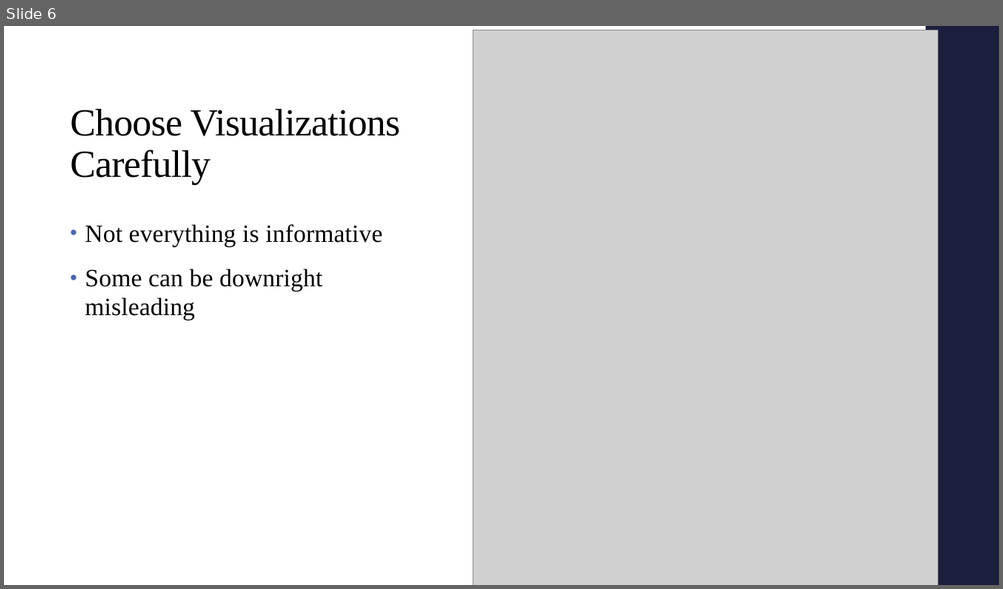
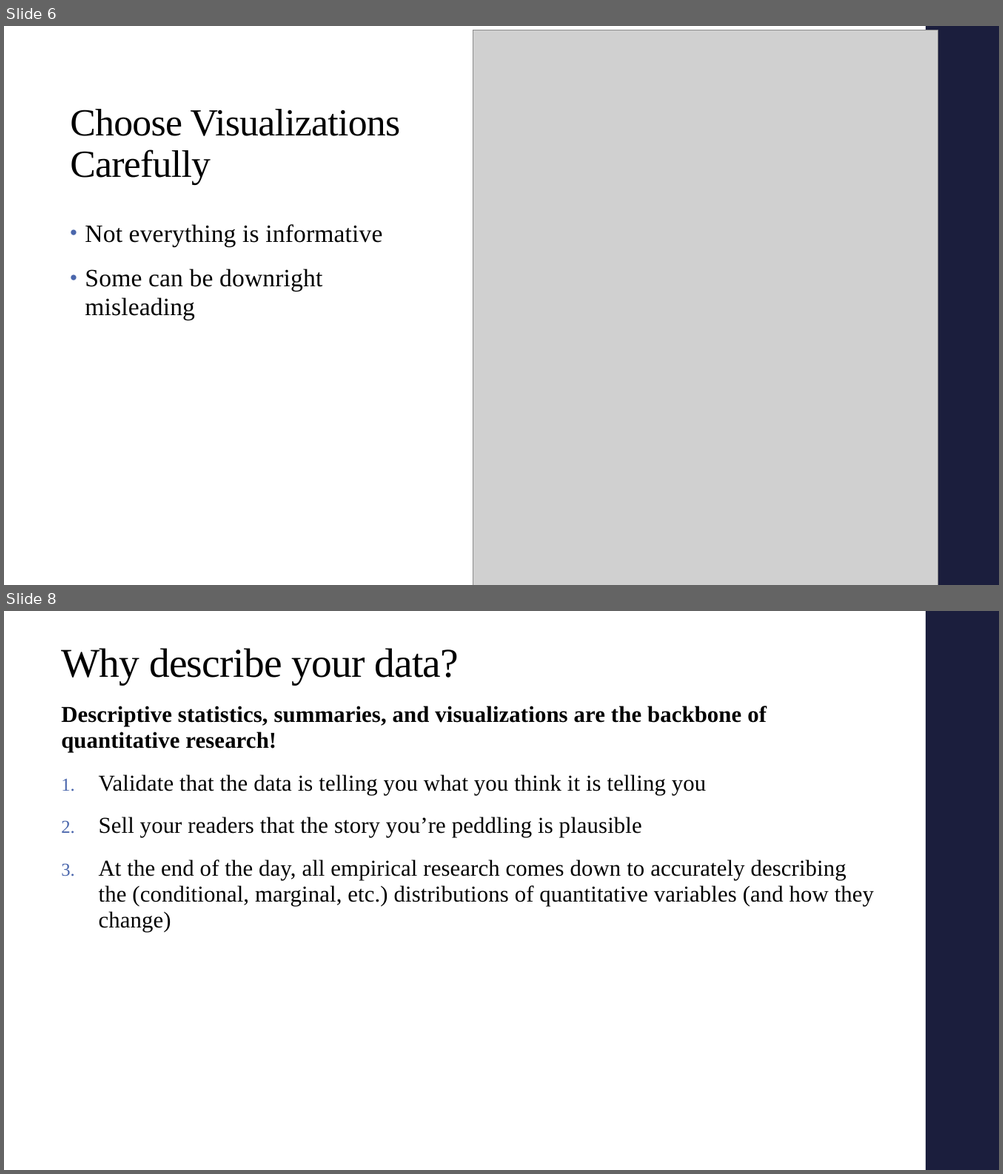
Before and after one commit to alex-hoagland/HAD5772, a slide deck: Lectures/Lecture03_Correlations/Lecture3_Correlations.pptx. Shown one above the other, each under a label of ours: slide 6 before the commit, slides 6 and 8 after it; the slides between them are not shown. The pictures are 1003x589 and 1003x1174 pixels, drawn with LibreOffice and Linux fonts; fonts in the diff are those of the drawing; grey boxes stand for pictures. Boxes give left, top, right and bottom in pixels: in the first picture for what was removed or moved away, otherwise in the second. Text is boxed around its words. In the diff, an @@ line names an element or a change of style, - is before the commit and + after.

```diff
--- a/Lectures/Lecture03_Correlations/Lecture3_Correlations.pptx
+++ b/Lectures/Lecture03_Correlations/Lecture3_Correlations.pptx
@@ slide 8 added at (4,611,999,1170), background #FFFFFF; not listed: 1 template element that a slide beside it also shows @@
@@ title added at (61,648,458,684), 39.6 pt, text #000000 @@
+Why describe your data?
@@ text added at (61,706,874,932), 22 pt, text #000000 @@
+Descriptive statistics, summaries, and visualizations are the backbone of quantitative research!
+1. Validate that the data is telling you what you think it is telling you
+2. Sell your readers that the story you’re peddling is plausible
+3. At the end of the day, all empirical research comes down to accurately describing the (conditional, marginal, etc.) distributions of quantitative variables (and how they change)
```
Also in this commit, not shown: 2 slides changed, 34 other slides added, 10 slides removed, 3 other files.
